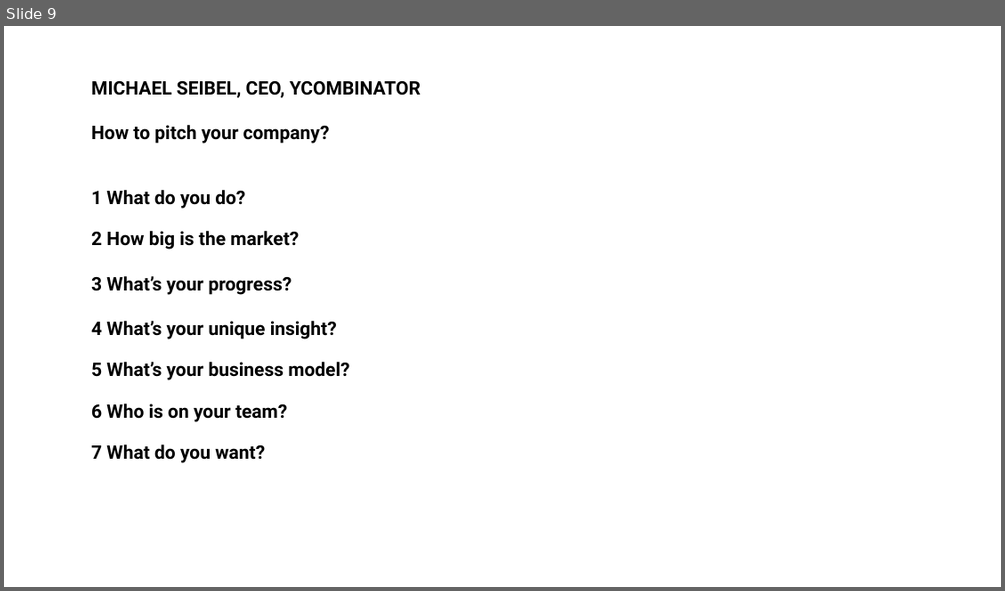
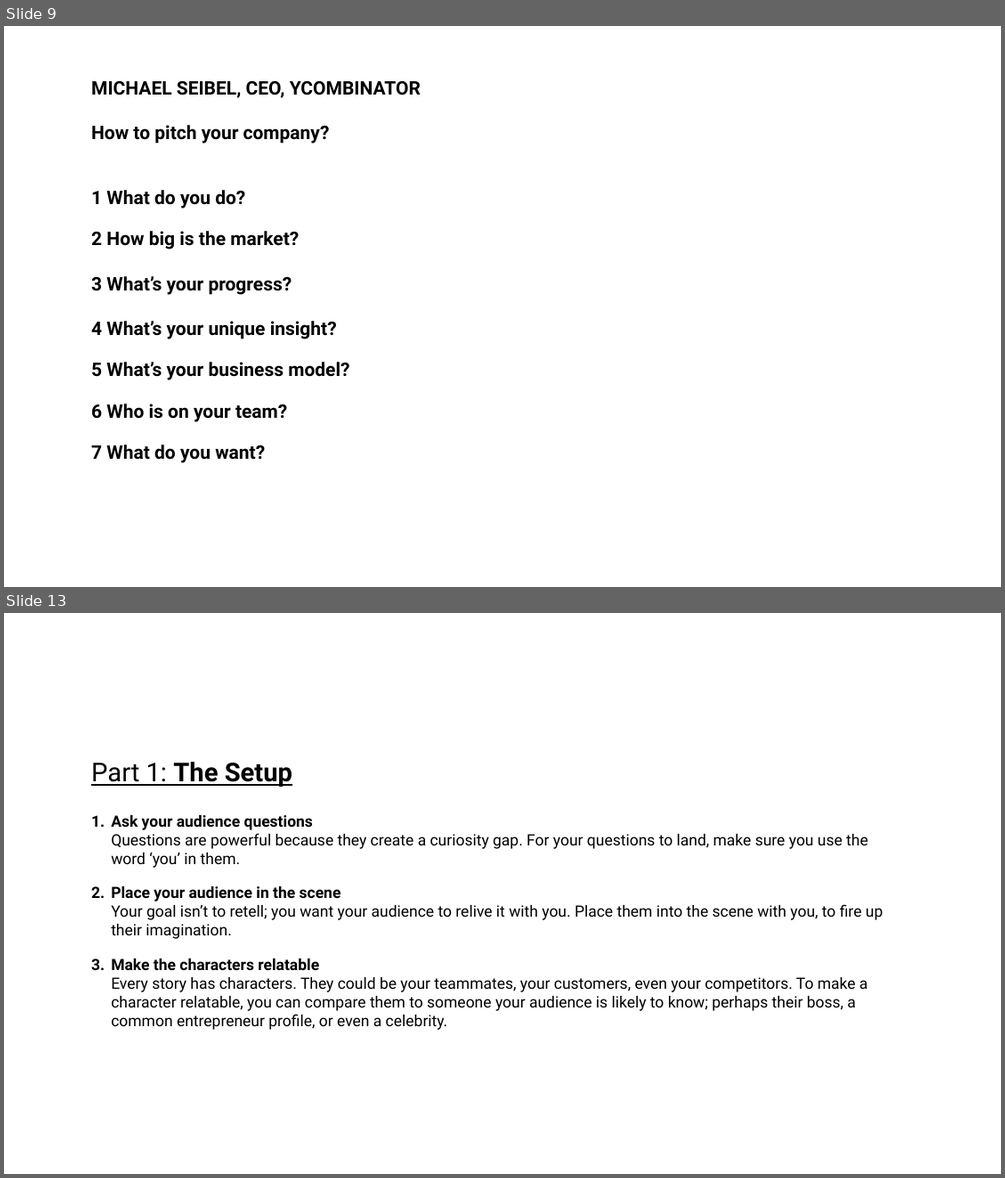
Before and after one commit to finlab-uncdf/finlab-uncdf.github.io, a slide deck: files/tools/ppt/Pitch Prep_FacilitationDeck.pptx. Shown one above the other, each under a label of ours: slide 9 before the commit, slides 9 and 13 after it; the slides between them are not shown. The pictures are 1005x591 and 1005x1178 pixels, drawn with LibreOffice and Linux fonts; fonts in the diff are those of the drawing; background and template pictures are left out. Boxes give left, top, right and bottom in pixels: in the first picture for what was removed or moved away, otherwise in the second. Text is boxed around its words. In the diff, an @@ line names an element or a change of style, - is before the commit and + after.

```diff
--- a/files/tools/ppt/Pitch Prep_FacilitationDeck.pptx
+++ b/files/tools/ppt/Pitch Prep_FacilitationDeck.pptx
@@ slide 13 added at [4, 613, 1001, 1174], background #FFFFFF @@
@@ text added at [91, 762, 292, 787], 50 pt, text #000000, bold, underline @@
+Part 1: The Setup
@@ text added at [111, 815, 882, 1030], 30 pt, text #000000 @@
+1. Ask your audience questions
+   Questions are powerful because they create a curiosity gap. For your questions to land, make sure you use the word ‘you’ in them.
+2. Place your audience in the scene
+   Your goal isn’t to retell; you want your audience to relive it with you. Place them into the scene with you, to fire up their imagination.
+3. Make the characters relatable
+   Every story has characters. They could be your teammates, your customers, even your competitors. To make a character relatable, you can compare them to someone your audience is likely to know; perhaps their boss, a common entrepreneur profile, or even a celebrity.
```
Also in this commit, not shown: 6 slides changed, 5 other slides added, 1 slide removed, 2 other files.
